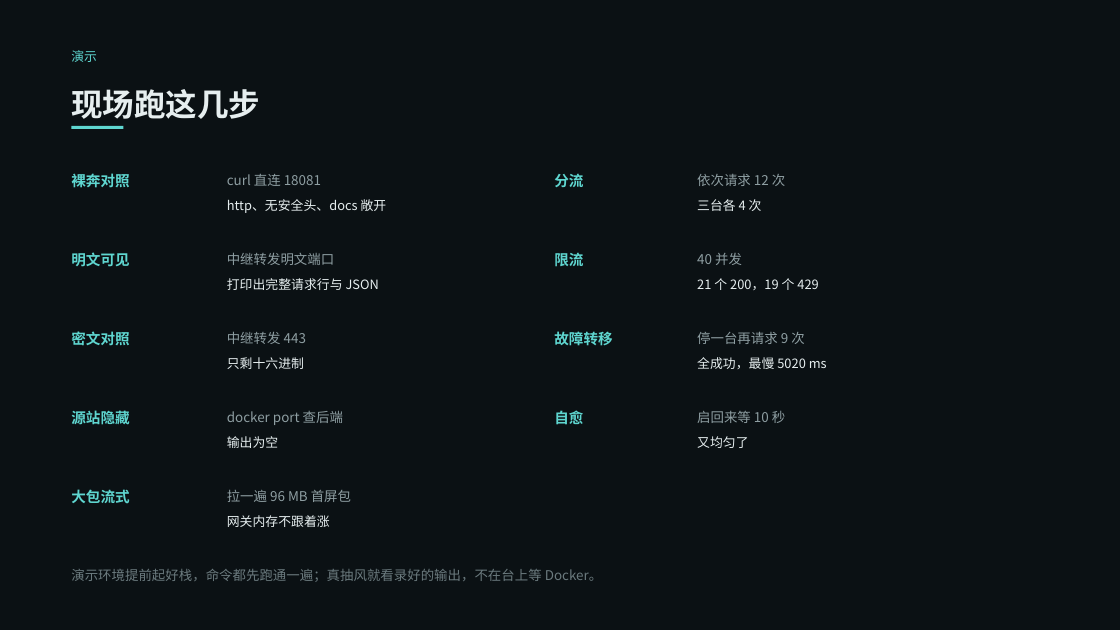
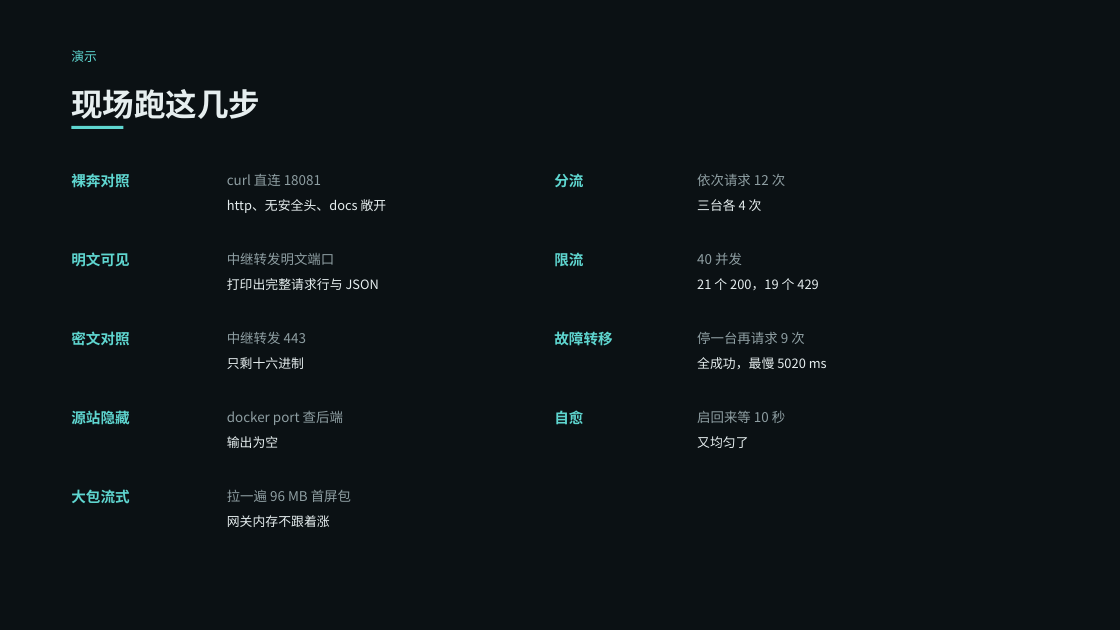
Before and after one commit to VesselPaper/symbiont, a slide deck: slide 20 of share/技术分享-应用代理与负载均衡.pptx. Drawn at 1120x630 pixels with LibreOffice and Linux fonts; fonts in the diff are those of the drawing. Boxes give left, top, right and bottom in pixels: in the first picture for what was removed or moved away, otherwise in the second. Text is boxed around its words. In the diff, an @@ line names an element or a change of style, - is before the commit and + after.

```diff
--- a/share/技术分享-应用代理与负载均衡.pptx
+++ b/share/技术分享-应用代理与负载均衡.pptx
@@ text removed at (71,569,602,582) @@
-演示环境提前起好栈，命令都先跑通一遍；真抽风就看录好的输出，不在台上等 Docker。
```
Also in this commit, not shown: 14 other slides changed, 1 other file.
